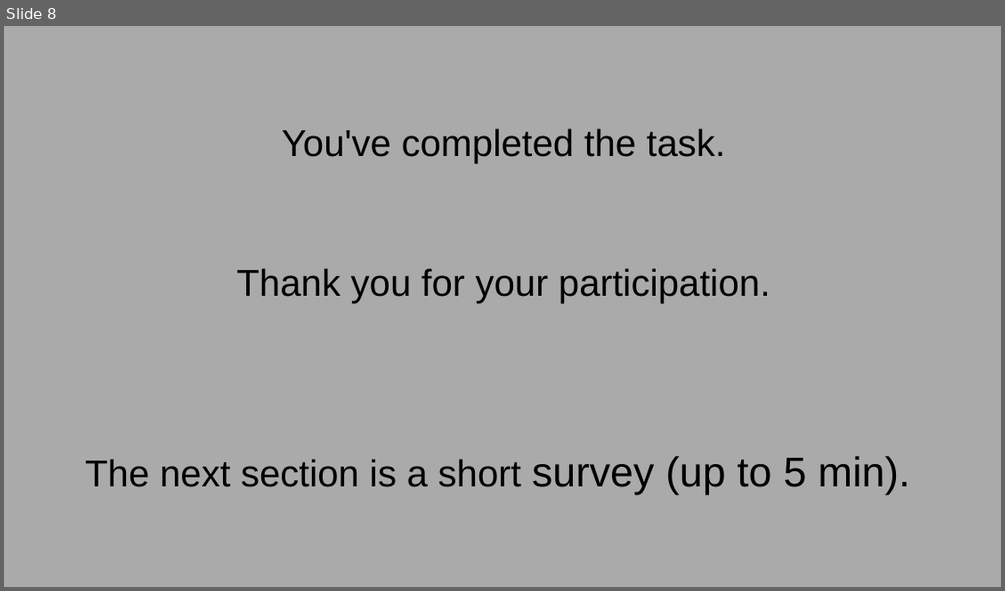
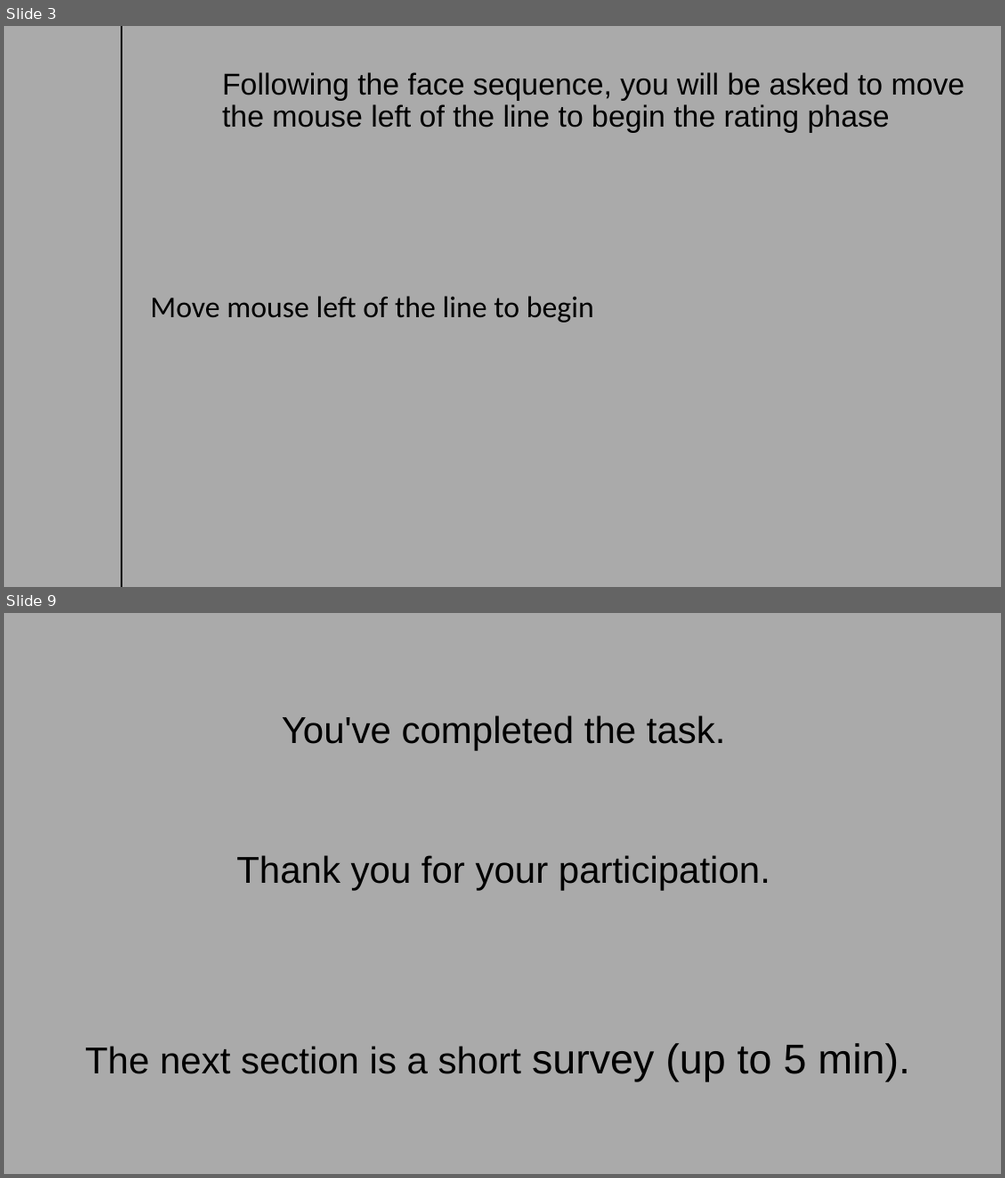
Before and after one commit to GoldenbergLab/task-sequential-faces-emotion-estimation, a slide deck: img/ins/instructions1.4.19.pptx. Shown one above the other, each under a label of ours: slide 8 before the commit, slides 3 and 9 after it; the slides between them are not shown. The pictures are 1005x591 and 1005x1178 pixels, drawn with LibreOffice and Linux fonts; fonts in the diff are those of the drawing. Boxes give left, top, right and bottom in pixels: in the first picture for what was removed or moved away, otherwise in the second. Text is boxed around its words. In the diff, an @@ line names an element or a change of style, - is before the commit and + after.

```diff
--- a/img/ins/instructions1.4.19.pptx
+++ b/img/ins/instructions1.4.19.pptx
@@ slide 3 added at [4, 26, 1001, 587], background #AAAAAA @@
@@ line added from (121, 26) to (121, 587), #000000 4.5 pt @@
@@ title added at [222, 72, 965, 133], 58 pt, text #000000 @@
+Following the face sequence, you will be asked to move the mouse left of the line to begin the rating phase
@@ text added at [150, 296, 594, 322], 58 pt, text #000000 @@
+Move mouse left of the line to begin
@@ what was slide 8 is now slide 9 @@
```
Also in this commit, not shown: 7 slides changed, 12 other files.
